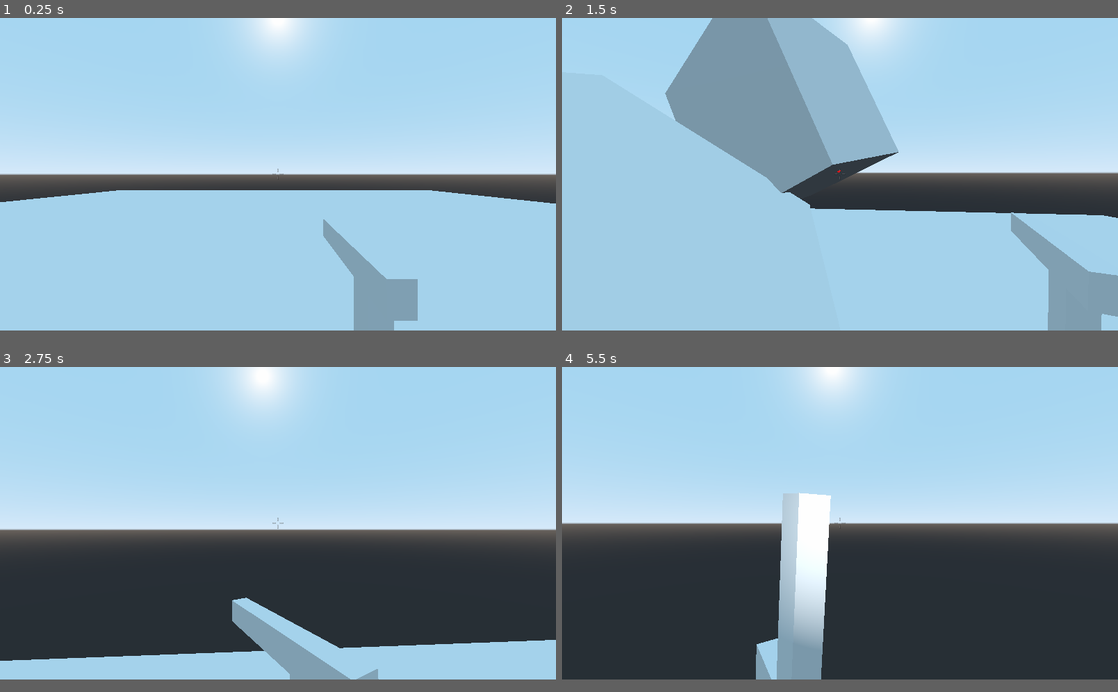
Above: before the commit, frames 1-4 (two rows, left to right).
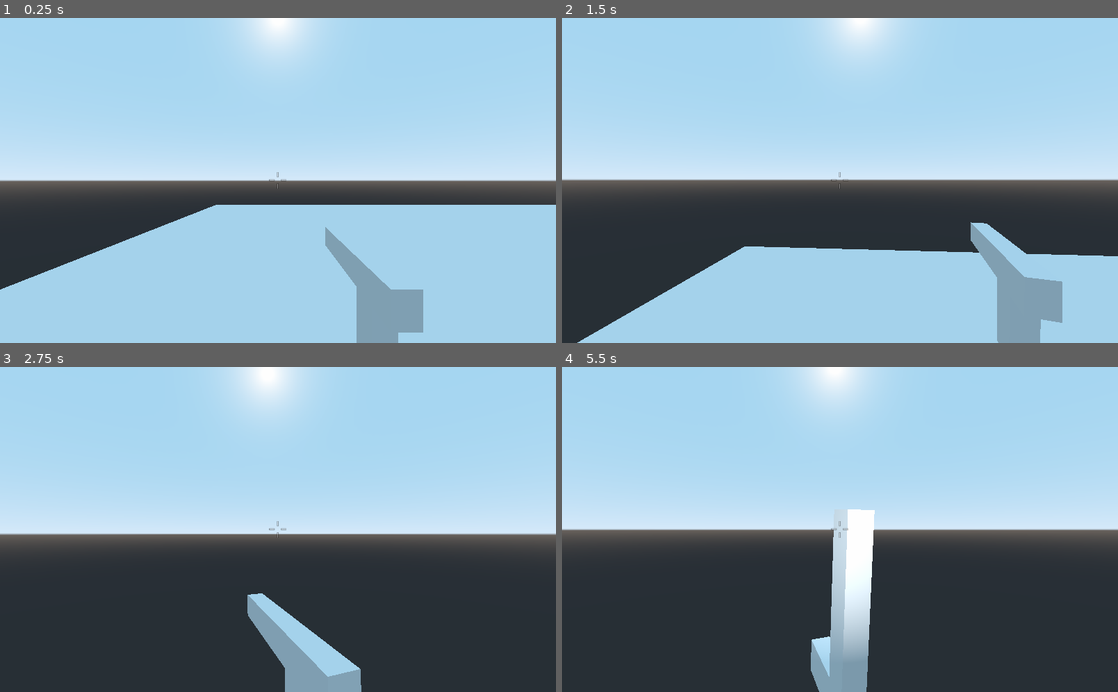
Above: after the commit, the same moments.

Repository: jsalisi/Unstable
Game: Godot game, scene res://Level.tscn
Two runs of this game, one before a commit and one after it. Both use one fixed random seed, a clock stepped at 60 frames per second and the inputs below.
Inputs (mouse positions are in pixels of both pictures, inside the frame that each line leads up to):
- Up to frame 1 (0.25 s): no input
- Up to frame 2 (1.5 s): move the mouse to (867, 174) at 0.52 s; hold Z 0.53-1.28 s; hold W from 0.53 s (still down); click (867, 174) at 0.67 s; tap Space at 0.77 s; move the mouse to (812, 174) at 1.27 s; tap Q at 1.35 s
- Up to frame 3 (2.75 s): keep holding W; tap Space at 1.52 s; move the mouse to (289, 516) at 2.02 s; hold Shift from 2.03 s (still down)
- Up to frame 4 (5.5 s): keep holding W; move the mouse to (834, 529) at 2.77 s; release Shift at 2.78 s; tap Ctrl at 2.85 s; click (834, 529) at 2.92 s; tap Space at 3.02, 3.77, 4.52 s; move the mouse to (878, 526) at 3.52 s; hold F 3.53-4.28 s; move the mouse to (795, 519) at 4.27 s; tap E at 4.35 s; move the mouse to (845, 523) at 5.02 s; hold R from 5.03 s (still down); click (845, 523) at 5.17 s
In our replay, the window is 800x450 before the commit and 800x468 after it. These sizes can differ from the game's own. Grey fills any space a smaller window leaves; there, only what the larger window draws over its background counts as a difference.

The runs differ from the first frame. In frame 1, 13% of the frame differs, in the area x 0-100%, y 46-100%; in frame 2, 46%, in the area x 0-100%, y 0-100%; in frame 3, 11%; in frame 4, 11%.

Commit message:
fixed git vcs plugin

Diff:
--- a/Level.tscn
+++ b/Level.tscn
@@ -18,7 +18,6 @@
 transform = Transform( 0.827502, -0.416026, -0.377044, 0.561463, 0.613153, 0.5557, 0, -0.67154, 0.740969, 0, 10.7633, 0 )
 
 [node name="CollisionShape" type="CollisionShape" parent="Box"]
-transform = Transform( 1, 2.98023e-08, 0, -1.34398e-08, 1, 2.98023e-08, -1.4973e-08, 0, 1, 0, 0, 0 )
 shape = SubResource( 1 )
 
 [node name="MeshInstance" type="MeshInstance" parent="Box"]
@@ -59,4 +58,4 @@
 material/0 = null
 
 [node name="Player" parent="." instance=ExtResource( 1 )]
-transform = Transform( 1, 0, 0, 0, 1, 0, 0, 0, 1, 0.365747, 2, 6.90108 )
+transform = Transform( 1, 0, 0, 0, 1, 0, 0, 0, 1, -11.0516, 2, 0 )
--- a/project.godot
+++ b/project.godot
@@ -30,8 +30,6 @@
 
 [display]
 
-window/size/width=1600
-window/size/height=900
 window/dpi/allow_hidpi=true
 
 [gdnative]
